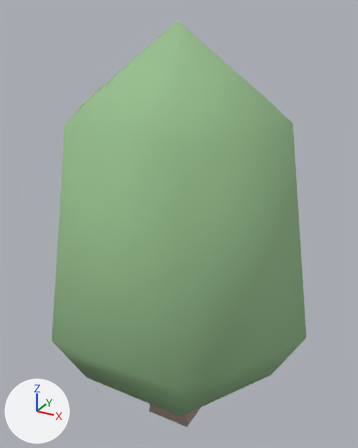
Renders of the glTF model web/public/models/tree-broadleaf-c.glb from each side of a commit.
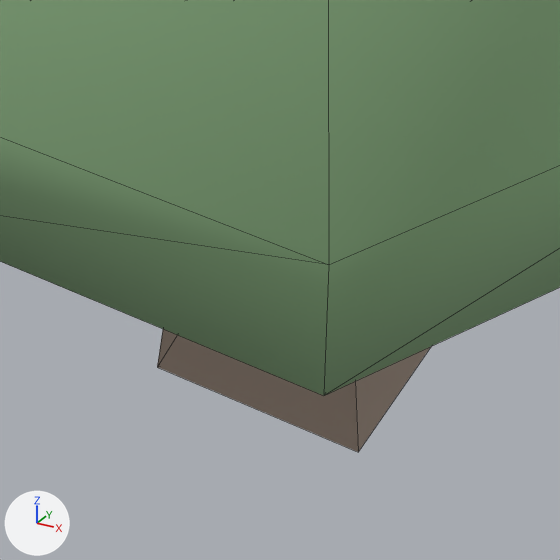
Old and new are each drawn whole from a 50 mm lens placed at (0.52, -0.942, 1.026), pointed at (-0.008, 0.019, 0.546) and again close up on the part from 33% to 63% of the width and 76% to 100% of the height. The axes (+X, +Y, +Z) are drawn at lower left. The lights are the same throughout. The first two pictures are the older version. The close-ups show mesh edges as thin lines. Vertices at exactly the same position are counted once.

Before the edit, the objects in view are built like this:
```python
me_tree_broadleaf_c = bpy.data.meshes.new('tree-broadleaf-c')
me_tree_broadleaf_c.from_pydata(...)  # 27 vertices, 50 faces; spans x -0.328..0.328, y -0.284..0.284, z 0.0..1.0
# faces by material slot: [40, 10]
me_tree_broadleaf_c.materials.append(mat_foliage)  # greyish green #97bf8e
me_tree_broadleaf_c.materials.append(mat_bark)  # beige #a08e81
ob_tree_broadleaf_c = bpy.data.objects.new('tree-broadleaf-c', me_tree_broadleaf_c)
ob_tree_broadleaf_c.location = (0.0, 0.0, 0.0)
```
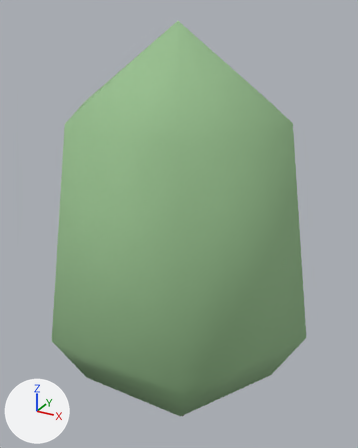
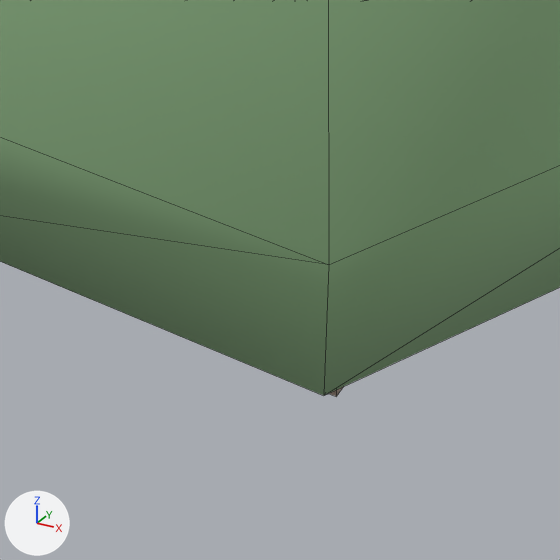
Location of each change, (x1, y1, x2, y2) in pixels of the close-ups (560 x 560 px):
'tree-broadleaf-c', reshaped
    before: (0, 0, 560, 452)
    after: (0, 0, 560, 396)
part 1 of me_tree_broadleaf_c, cut back (mostly hidden afterwards)
    before: (157, 329, 430, 452)
    after: (329, 387, 343, 396)

Patch to the scene script:
```diff
--- a/web/public/models/tree-broadleaf-c.glb.py
+++ b/web/public/models/tree-broadleaf-c.glb.py
@@ me_tree_broadleaf_c @@
 # used by ob_tree_broadleaf_c; location = (0.0, 0.0, 0.0)
-me_tree_broadleaf_c.from_pydata(...)  # 27 vertices, 50 faces; spans x -0.328..0.328, y -0.284..0.284, z 0.0..1.0
+me_tree_broadleaf_c.from_pydata(...)  # 32 vertices, 58 faces; spans x -0.328..0.328, y -0.284..0.284, z 0.0..1.0
+# me_tree_broadleaf_c part 1
+# 3 vertices are removed from x -0.06..0.06, y -0.06..0.06, z 0.0
+# 10 faces are deleted
+# 1 vertex moves from x -0.06, y -0.06, z 0.0 to x -0.021, y -0.021, z 0.211
+# 8 vertices are added at x -0.032..0.032, y -0.032..0.032, z 0.0..0.211
+# 4 new faces join them, mat_foliage (greyish green #97bf8e)
+# 14 new faces join them, mat_bark (beige #a08e81)
 me_tree_broadleaf_c.materials.append(mat_foliage)
```
